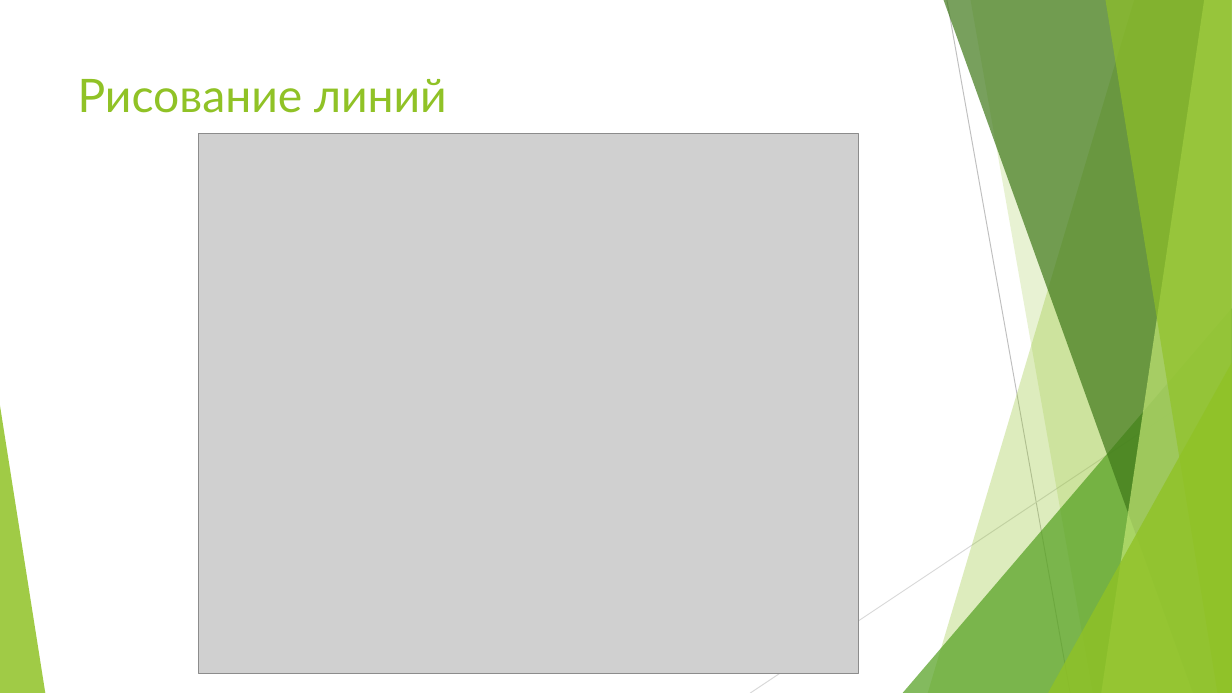
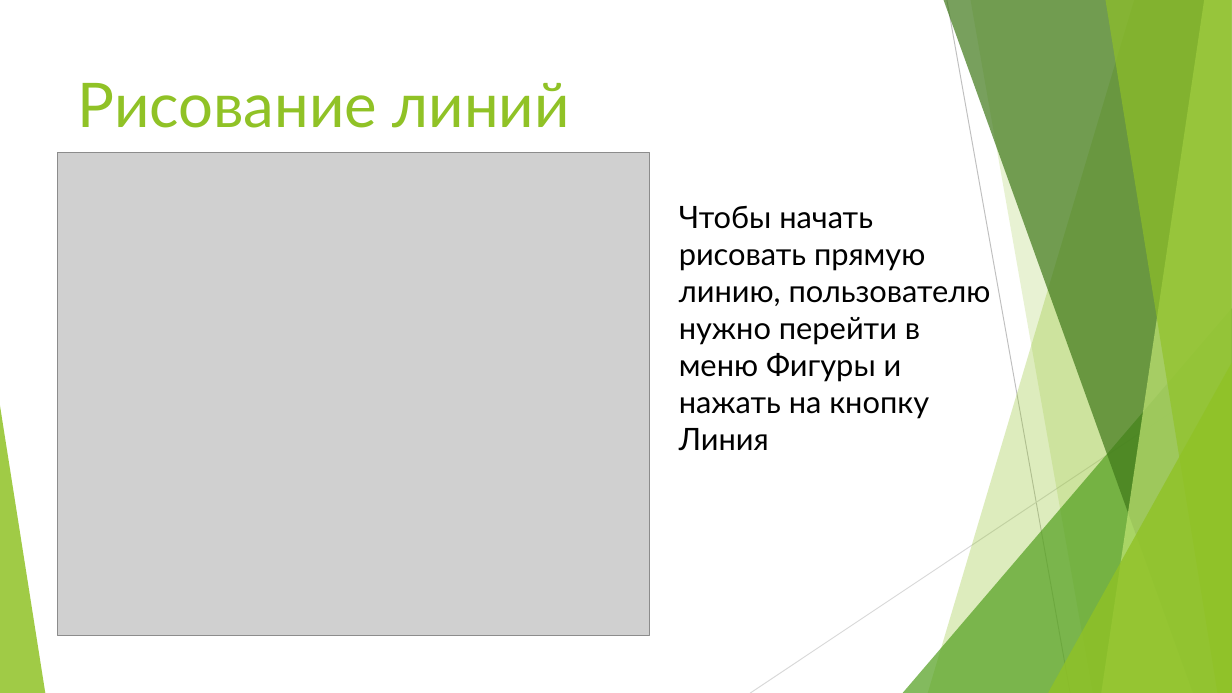
Before and after one commit to Fazam-coder/graphics_editor, a slide deck: slide 3 of Презентация QT.pptx. Drawn at 1232x693 pixels with LibreOffice and Linux fonts; fonts in the diff are those of the drawing; grey boxes stand for pictures. Boxes give left, top, right and bottom in pixels: in the first picture for what was removed or moved away, otherwise in the second. Text is boxed around its words. In the diff, an @@ line names an element or a change of style, - is before the commit and + after.

Commit message:
Реализованы все фигуры, форма о программе, изменение цвета и толщины, презентация и пояснительная записка

```diff
--- a/Презентация QT.pptx
+++ b/Презентация QT.pptx
@@ title "Рисование линий" at [78,83,570,128]: size 36 to 48 pt @@
@@ picture: place and size @@
-picture at [199,134,860,674]
+picture at [58,152,650,636]
@@ text added at [679,206,991,419], 24 pt, text #000000 @@
+Чтобы начать рисовать прямую линию, пользователю нужно перейти в меню Фигуры и нажать на кнопку Линия
```
Also in this commit, not shown: 6 other slides changed, 1 slide added, 1 slide removed, 12 other files.
